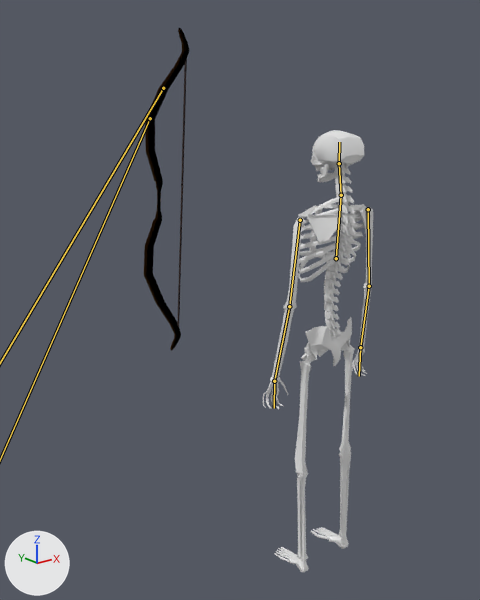
An edit to the glTF model assets/models/skeleton.glb, drawn before and after from the same camera.
One viewpoint serves both versions: a 50 mm camera at (-1.86, -1.75, 2.0) aimed at (-0.29, 0.22, 1.21). Every picture has the same lights, and +X, +Y and +Z are marked at lower left. The picture after the commit comes second. The bones that change are drawn over the model as lines.

In view in the first picture: 'BowString.002', 'SkeletonMesh'.
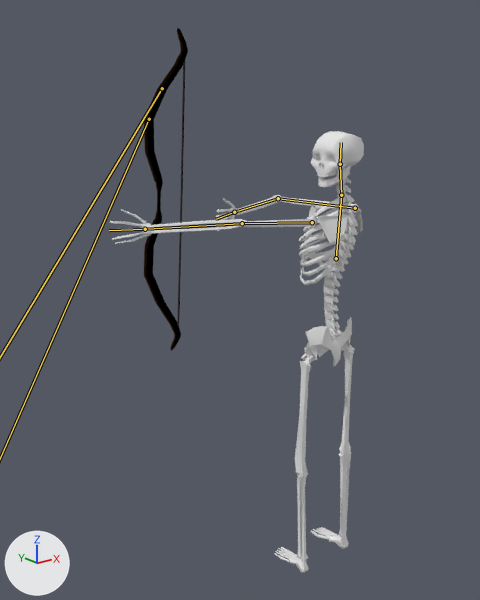
Commit message: Skeleton Animation Updated

The newer file adds an action. The first version stands in its rest pose; the second is drawn at frame 73 of the action 'Animation'.

Location of each change, [x1, y1, x2, y2] in pixels of the pictures (480 x 600 px):
'SkeletonMesh', posed (131% wider)
    before: [263, 130, 373, 573]
    after: [109, 131, 364, 573]
'BowString.002', posed
    before: [144, 28, 190, 350]
    after: [144, 28, 188, 350]
bone 'Neck', root to tip
    before: (341, 195) to (339, 163)
    after: (341, 195) to (340, 164)
bone 'Head', root to tip
    before: (339, 163) to (339, 142)
    after: (340, 164) to (341, 142)
bone 'r.UpperArm', root to tip
    before: (368, 209) to (369, 286)
    after: (355, 208) to (278, 198)
bone 'r.ForeArm', root to tip
    before: (369, 286) to (360, 347)
    after: (278, 198) to (234, 212)
bone 'r.Hand', root to tip
    before: (360, 347) to (359, 376)
    after: (234, 212) to (216, 219)
bone 'l.UpperArm', root to tip
    before: (300, 220) to (289, 306)
    after: (312, 222) to (242, 223)
bone 'l.ForeArm', root to tip
    before: (289, 306) to (274, 381)
    after: (242, 223) to (145, 229)
bone 'l.Hand', root to tip
    before: (274, 381) to (274, 408)
    after: (145, 229) to (109, 230)

What the commit changed:
Bone 'Bone.027' (bone_bone_027) turns from (0, 0, 0) to (-1, 0, 2) degrees about its own x, y and z.
Bone 'Bone.028' (bone_bone_028) turns from (0, 0, 0) to (-1, 0, 1) degrees about its own x, y and z.
Bone 'Ribcage' (bone_ribcage) turns from (0, 0, 0) to (0, 18, -1) degrees about its own x, y and z.
Bone 'Neck' (bone_neck) turns from (0, 0, 0) to (9, 58, 14) degrees about its own x, y and z.
Bone 'Head' (bone_head) turns from (0, 0, 0) to (0, 17, 0) degrees about its own x, y and z.
Bone 'r.UpperArm' (bone_r_upperarm) turns from (0, 0, 0) to (-90, -47, -18) degrees about its own x, y and z.
Bone 'r.ForeArm' (bone_r_forearm) turns from (0, 0, 0) to (20, 13, -38) degrees about its own x, y and z.
Bone 'r.Hand' (bone_r_hand) turns from (0, 0, 0) to (-82, 82, -83) degrees about its own x, y and z.
Bone 'l.UpperArm' (bone_l_upperarm) turns from (0, 0, 0) to (-88, -73, -2) degrees about its own x, y and z.
Bone 'l.ForeArm' (bone_l_forearm) turns from (0, 0, 0) to (78, -77, -56) degrees about its own x, y and z.
Bone 'l.Hand' (bone_l_hand) turns from (0, 0, 0) to (-21, -1, -3) degrees about its own x, y and z.
